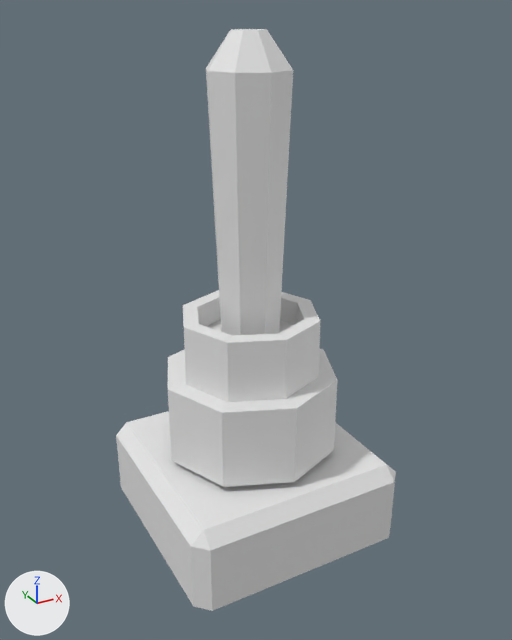
One commit to the FBX model Assets/Files/Models/Train/Interior/ToggleSwitch.fbx: the scene before it, then after it.
The view is the same before and after, from a 50 mm lens placed at (-0.0341, -0.0635, 1.0656), pointed at (0.0002, -0.001, 1.0344). The axes (+X, +Y, +Z) are drawn at lower left. The lights are the same throughout. Where no turn or scale is listed for an object, it has been applied to the vertices.

Names of what the first picture shows: 'SwitchBase', 'SwitchBody', 'Toggle'.
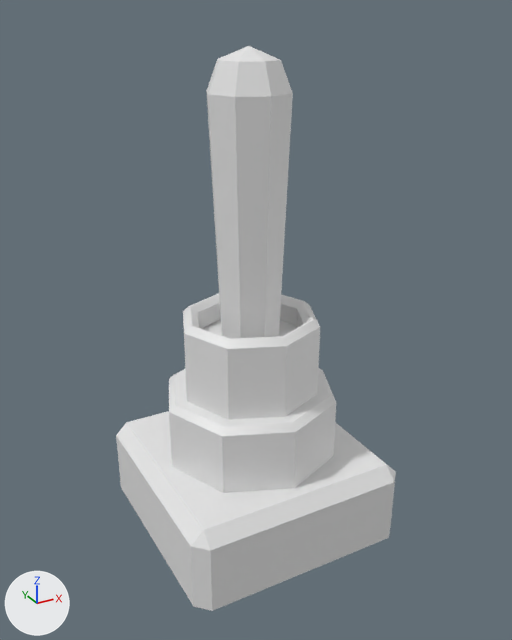
Location of each change, (x1, y1, x2, y2) in pixels of the pictures (512 x 640 px):
'SwitchBody', reshaped
    before: (168, 290, 338, 487)
    after: (169, 293, 336, 493)
'Toggle', reshaped
    before: (206, 29, 293, 336)
    after: (206, 46, 293, 339)
part 2 of me_switchbody, rebuilt
    before: (168, 348, 338, 487)
    after: (169, 368, 336, 493)
part 3 of me_switchbody, built on
    before: (183, 290, 320, 343)
    after: (183, 293, 320, 349)

Edits to the bpy script that builds the scene:
```text
Change me_switchbody:
    used by ob_switchbody; location = (0.0, 0.0, 1.0273)
    remove me_switchbody.from_pydata(...)  # 48 vertices, 36 faces; spans x -0.0101..0.0101, y -0.0101..0.0101, z -0.0108..0.0075
    add me_switchbody.from_pydata(...)  # 72 vertices, 58 faces; spans x -0.0101..0.0101, y -0.0101..0.0101, z -0.0108..0.0075
    me_switchbody part 2: the loose piece of 16 vertices spanning x -0.0101..0.0101, y -0.0101..0.0101, z -0.0085..0.0007 is rebuilt with 24 vertices and now spans x -0.0101..0.0101, y -0.0101..0.0101, z -0.0106..-0.0015
    me_switchbody part 3
    9 faces are deleted
    16 vertices in x -0.0079..0.0079, y -0.0079..0.0079, z 0.0075 move by (0.0, 0.0, -0.0007)
    16 vertices are added at x -0.0072..0.0072, y -0.0072..0.0072, z 0.0075
    24 new faces join them
Change me_toggle:
    used by ob_toggle; location = (0.0, 0.0, 1.0301)
    remove me_toggle.from_pydata(...)  # 24 vertices, 18 faces; spans x -0.0044..0.0044, y -0.0044..0.0044, z 0.0..0.0336
    add me_toggle.from_pydata(...)  # 32 vertices, 26 faces; spans x -0.0044..0.0044, y -0.0044..0.0044, z 0.0008..0.0322
    me_toggle part 1: the whole mesh is rebuilt
```
